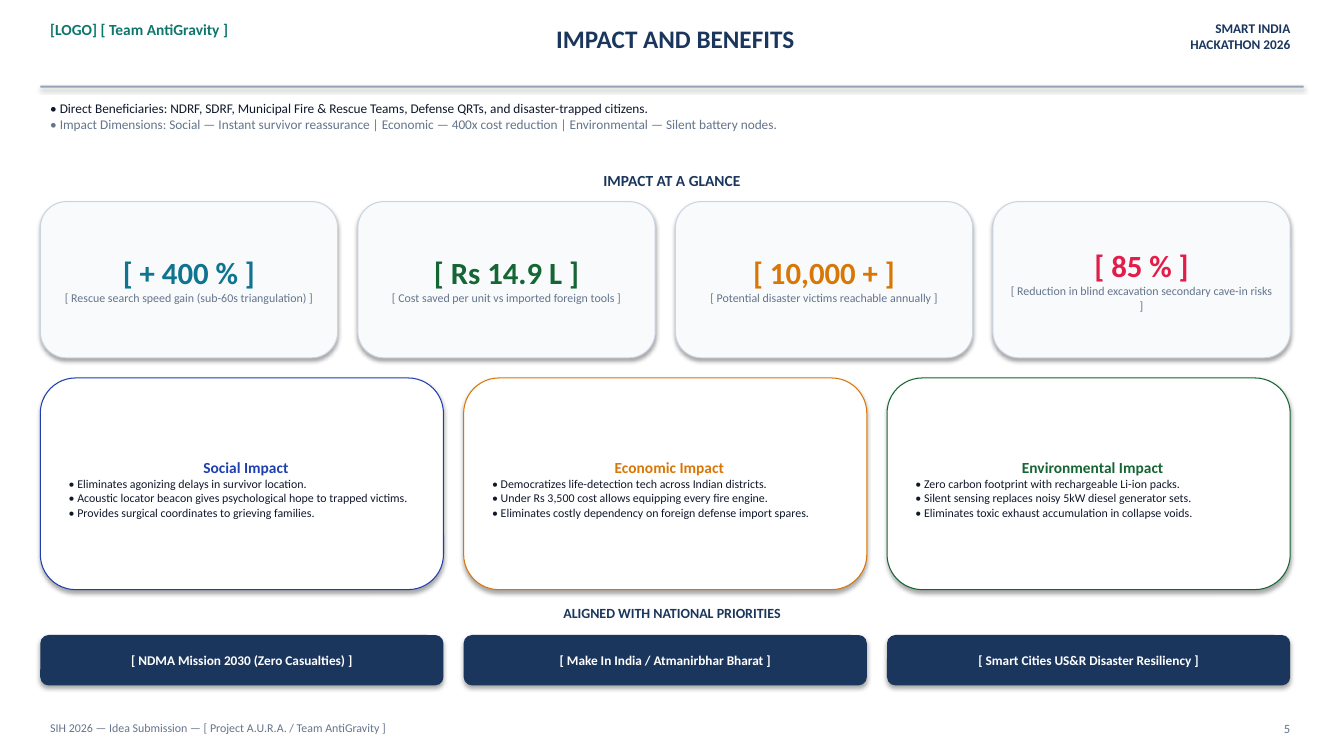
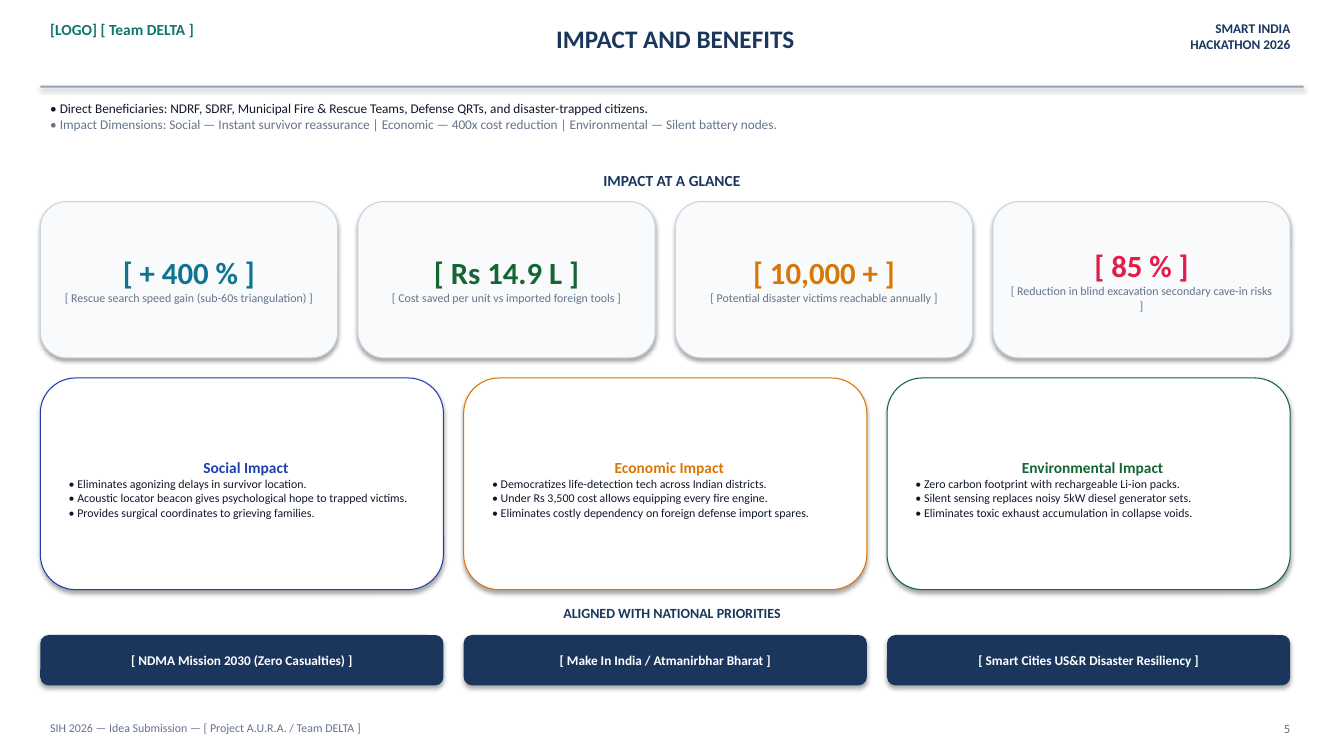
Before and after one commit to jafferrilwaan-png/A.U.R.A-System, a slide deck: slide 5 of SIH2026_AURA_Official_Template_Deck.pptx. Drawn at 1344x756 pixels with LibreOffice and Linux fonts; fonts in the diff are those of the drawing. Boxes give left, top, right and bottom in pixels: in the first picture for what was removed or moved away, otherwise in the second. Text is boxed around its words. In the diff, an @@ line names an element or a change of style, - is before the commit and + after.

Commit message:
docs: update SIH official deck PPTX and Speech PDF for Team DELTA with verified sensor physics and storytelling speech

```diff
--- a/SIH2026_AURA_Official_Template_Deck.pptx
+++ b/SIH2026_AURA_Official_Template_Deck.pptx
@@ text at (50, 23, 185, 38): text changed @@
-[LOGO] [ Team AntiGravity ]
+[LOGO] [ Team DELTA ]
@@ text at (50, 724, 354, 734): text changed @@
-SIH 2026 — Idea Submission — [ Project A.U.R.A. / Team AntiGravity ]
+SIH 2026 — Idea Submission — [ Project A.U.R.A. / Team DELTA ]
```
Also in this commit, not shown: 5 other slides changed, 1 other file.
